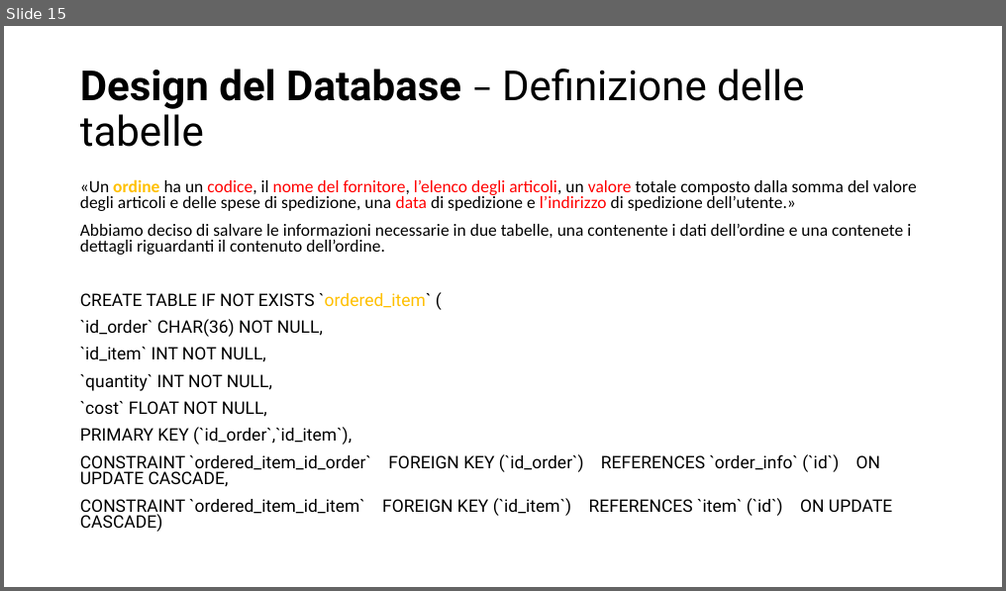
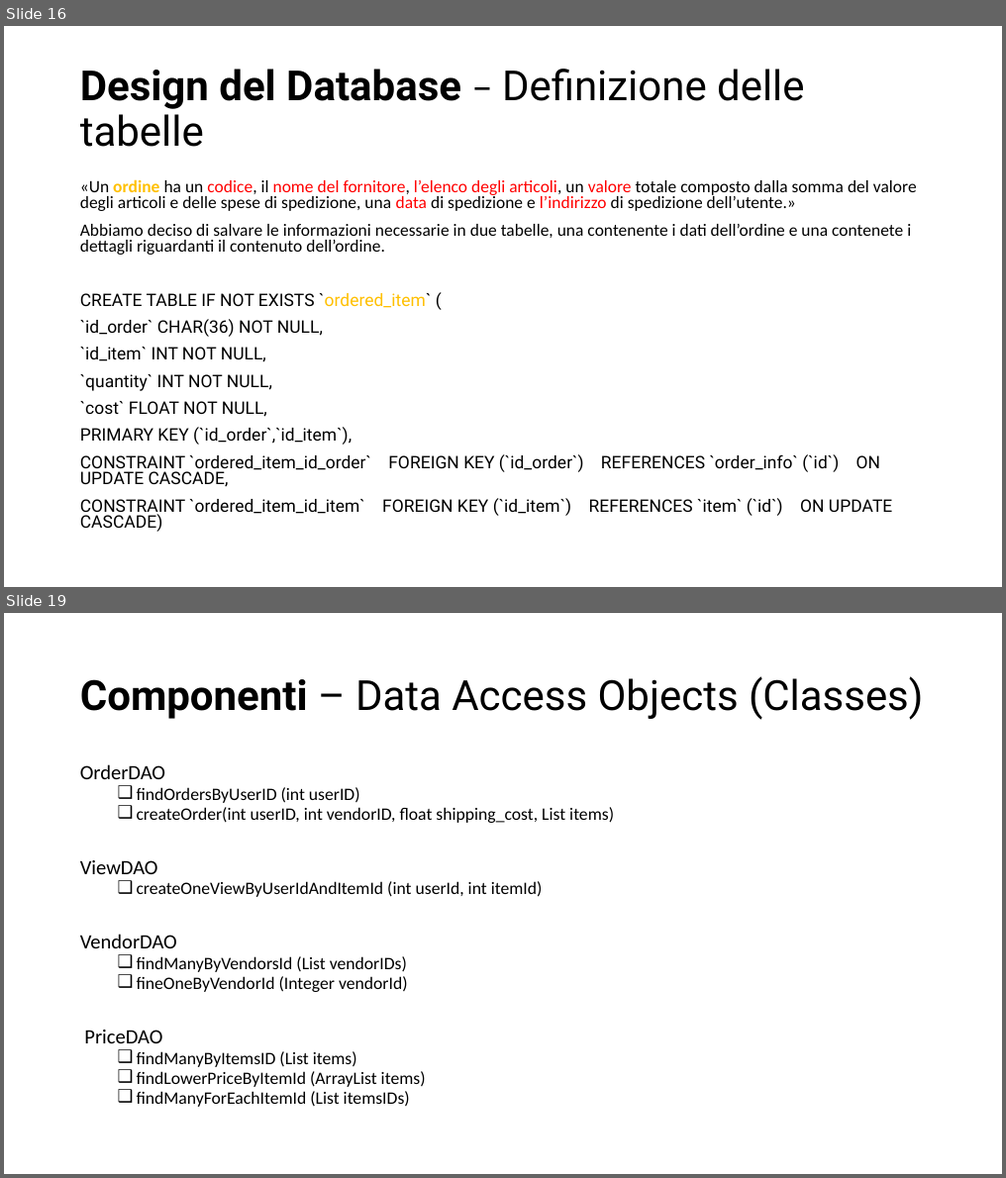
Before and after one commit to sofiamartellozzo/BigBang, a slide deck: docs/ideaPerLaPresentazione.pptx. Shown one above the other, each under a label of ours: slide 15 before the commit, slides 16 and 19 after it; the slides between them are not shown. The pictures are 1006x591 and 1006x1178 pixels, drawn with LibreOffice and Linux fonts; fonts in the diff are those of the drawing. Boxes give left, top, right and bottom in pixels: in the first picture for what was removed or moved away, otherwise in the second. Text is boxed around its words. In the diff, an @@ line names an element or a change of style, - is before the commit and + after.

```diff
--- a/docs/ideaPerLaPresentazione.pptx
+++ b/docs/ideaPerLaPresentazione.pptx
@@ slide 19 added at [4, 613, 1002, 1174], background #FFFFFF @@
@@ title added at [80, 676, 923, 720], 40 pt, text #000000 @@
+Componenti – Data Access Objects (Classes)
@@ text added at [80, 764, 614, 1107], 16.8 pt, text #000000 @@
+OrderDAO
+  ❑ findOrdersByUserID (int userID)
+  ❑ createOrder(int userID, int vendorID, float shipping_cost, List items)
+ViewDAO
+  ❑ createOneViewByUserIdAndItemId (int userId, int itemId)
+VendorDAO
+  ❑ findManyByVendorsId (List vendorIDs)
+  ❑ fineOneByVendorId (Integer vendorId)
+PriceDAO
+  ❑ findManyByItemsID (List items)
+  ❑ findLowerPriceByItemId (ArrayList items)
+  ❑ findManyForEachItemId (List itemsIDs)
@@ what was slide 15 is now slide 16 @@
```
Also in this commit, not shown: 2 slides changed, 9 other slides added.
